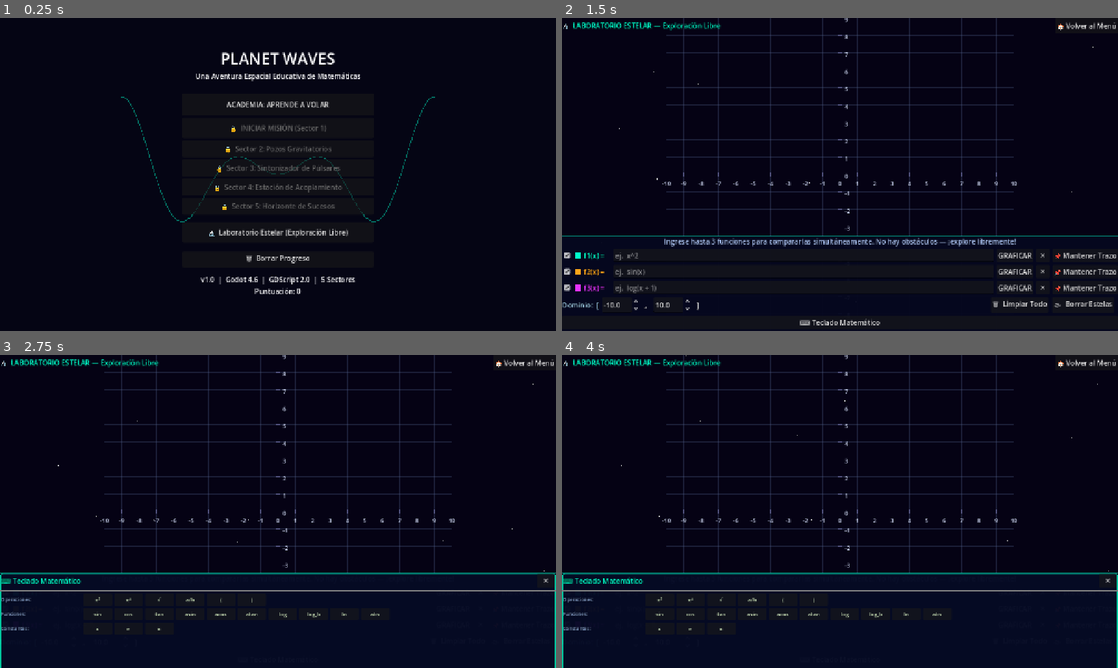
Above: before the commit, frames 1-4 (two rows, left to right).
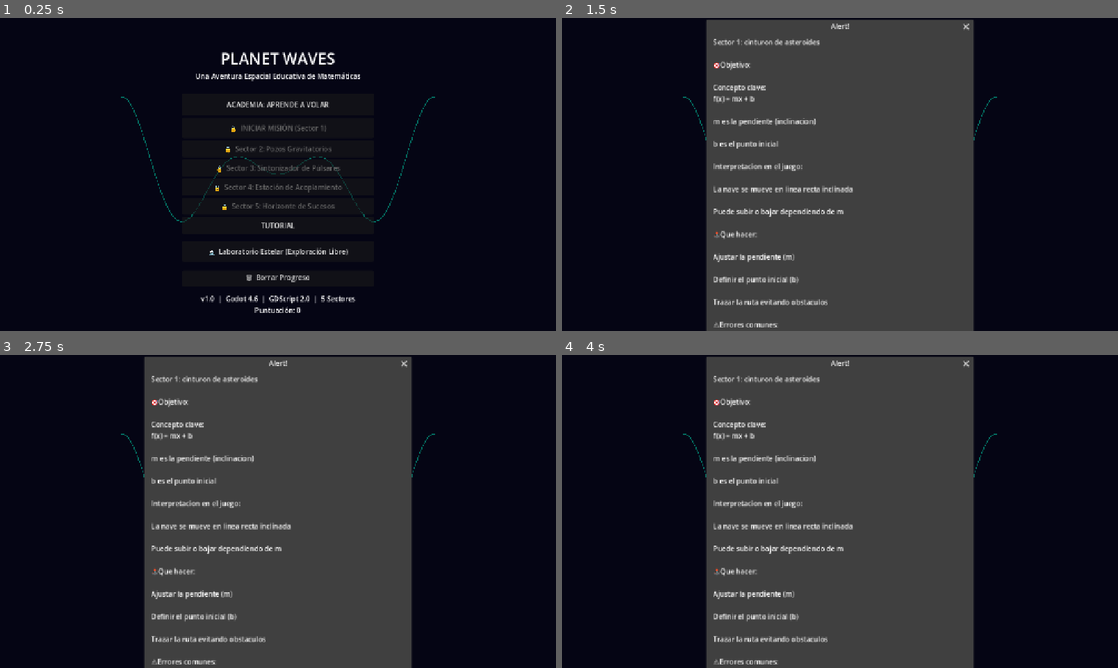
Above: after the commit, the same moments.

Repository: Scordobam-bit/ProyectoEscuela
Game: Godot game, scene res://scenes/main_menu.tscn
The game is run twice, just before and just after one commit, with the same random seed, the same clock (stepped at 60 frames per second) and the same inputs.
Inputs (mouse positions are in pixels of both pictures, inside the frame that each line leads up to):
- Up to frame 1 (0.25 s): no input
- Up to frame 2 (1.5 s): click (840, 224) at 0.5 s, where only the run after the commit has a clickable "TUTORIAL"; click (1084, 24) at 1.25 s, where only the run before the commit has a clickable "🏠 Volver al Menú"
- Up to frame 3 (2.75 s): click "⌨ Teclado Matemático" (after the commit: "🔒 INICIAR MISIÓN (Sector 1)") at 2 s
- Up to frame 4 (4 s): click (840, 464) at 2.75 s, where only the run after the commit has a clickable "🔒 INICIAR MISIÓN (Sector 1)"; click (840, 442) at 3.5 s, where only the run after the commit has a clickable "ACADEMIA: APRENDE A VOLAR"

The runs differ from the first frame. In frame 1, 1.7% of the frame differs, in the area x 32-68%, y 63-95%; in frame 2, 51%, in the area x 0-100%, y 0-100%; in frame 3, 50%; in frame 4, 50%.

Commit message:
feat(ui): add tutorial button and dialog in main menu
Co-authored-by: Scordobam-bit <257674627+Scordobam-bit@users.noreply.github.com>
Agent-Logs-Url: https://github.com/Scordobam-bit/ProyectoEscuela/sessions/de153ec9-1bb9-4aa5-a4db-18164ba59dc1

Diff:
--- a/scenes/main_menu.tscn
+++ b/scenes/main_menu.tscn
@@ -83,6 +83,11 @@
 custom_minimum_size = Vector2(300, 40)
 text = "Sector 5: Horizonte de Sucesos"
 
+[node name="TutorialButton" type="Button" parent="VBoxContainer"]
+layout_mode = 2
+custom_minimum_size = Vector2(300, 40)
+text = "TUTORIAL"
+
 [node name="Spacer3" type="Control" parent="VBoxContainer"]
 layout_mode = 2
 custom_minimum_size = Vector2(0, 8)
@@ -121,3 +126,6 @@
 dialog_text = "¿Seguro que deseas borrar todo el progreso?\nEsta acción no se puede deshacer."
 ok_button_text = "Sí, Borrar Todo"
 cancel_button_text = "Cancelar"
+
+[node name="TutorialDialog" type="AcceptDialog" parent="."]
+size = Vector2(600, 500)
--- a/scripts/ui/main_menu_controller.gd
+++ b/scripts/ui/main_menu_controller.gd
@@ -14,6 +14,181 @@
 const COLOR_UNLOCKED:  Color = Color(0.85, 0.85, 0.85)
 ## Color del botón para sectores bloqueados (requieren completar el anterior).
 const COLOR_LOCKED:    Color = Color(0.4, 0.4, 0.4)
+const TUTORIAL_TEXT: String = """Sector 1: cinturon de asteroides
+
+🎯Objetivo:
+
+Concepto clave:
+f(x) = mx + b
+
+m es la pendiente (inclinacion)
+
+b es el punto inicial
+
+Interpretacion en el juego:
+
+La nave se mueve en linea recta inclinada
+
+Puede subir o bajar dependiendo de m
+
+🕹️Que hacer:
+
+Ajustar la pendiente (m)
+
+Definir el punto inicial (b)
+
+Trazar la ruta evitando obstaculos
+
+⚠️Errores comunes:
+
+Pendiente incorrecta (chocar
+
+Mal punto inicial
+
+💡Tip/pista:
+Si la nave sube muy rapidoo, reduce m. Si no alcanza el objetivo, ajusta b.
+
+Sector 2: pozos gravitatorios
+
+🎯Objetivo:
+
+📘Concepto cave:
+ax² + bx + c
+
+Interpretacion:
+
+La nave se mueve en parabola
+
+Puede abrir hacia arriba o abajo
+
+🔑Elementos importantes:
+
+Vertice → punto mas alto o bajo
+
+Raices → donde toca el eje x
+
+🕹️Que hacer:
+
+Ajustar la forma de la parabola
+
+Evitar caer en pozos gravitatorios
+
+Usar la curva a tu favor
+
+⚠️Errores comunes:
+
+Parabola muy abierta o cerrada
+
+No controlar el vertice
+
+💡Tip/pista:
+El vertice define el punto clave de tu trayectoria.
+
+Sector 3: sintonizador de pulsares
+
+🎯Objetivo:
+
+📘Concepto clave:
+Transformaciones:
+
+Desplazamientos
+
+Escalamiento
+
+Reflexion
+
+Interpretacion:
+
+Mover la trayectoria
+
+Estirarla o comprimirla
+
+Invertirla
+
+🕹️Que hacer:
+
+Analizar la señal objetivo
+
+Ajusta la funcion base
+
+Hacer coincidir ambas
+
+⚠️Errores comunes:
+
+Confundir desplazamientos
+
+No entender el eje de referencia
+
+💡Tip/pista:
+Mover en x no es igual que mover en y.
+
+Sector 4: estacion de acoplamiento
+
+🎯Objetivo:
+
+📘Concepto clave:
+
+y = e^x → crecimiento acelerado
+
+y = ln(x) → crecimiento controlado
+
+Interpretacion:
+
+Exponencial → la nave acelera rapidamente
+
+Logaritmica → desacelera progresivamente
+
+🕹️Que hacer:
+
+Elegir el tipo de funcion correcto
+
+Ajustar la velocidad de aproximacion
+
+Acoplar sin colisionar
+
+⚠️Errores comunes:
+
+Usar exponencial cuando necesitas suavidad
+
+No controlar el ritmo de cambio
+
+💡Tip/pista:
+Si vas demasiado rapido, necesitas una funcion mas suave.
+
+Sector 5: horizonte de sucesos
+
+🎯Objetivo:
+
+📘Concepto clave:
+
+Funcion inversa f⁻¹(x)
+
+Prueba de la linea horizontal
+
+Funciones trigonometricas
+
+Interpretacion:
+
+Debes "deshacer" una funcion
+
+Encontrar el camino de regreso
+
+🕹️Que hacer:
+
+Verificar si la funcion tiene inversa
+
+Calcularla
+
+Usarla para escapar
+
+⚠️Errores comunes:
+
+No verificar si es invertible
+
+Errores algebraicos
+
+💡Tip/pista:
+Si una funcion repite valores, no tiene inversa."""
 
 # ---------------------------------------------------------------------------
 # Referencias de Nodos
@@ -25,9 +200,11 @@
 @onready var _sector3_button:       Button             = $VBoxContainer/Sector3Button
 @onready var _sector4_button:       Button             = $VBoxContainer/Sector4Button
 @onready var _sector5_button:       Button             = $VBoxContainer/Sector5Button
+@onready var _tutorial_button:      Button             = $VBoxContainer/TutorialButton
 @onready var _lab_button:           Button             = $VBoxContainer/LabButton
 @onready var _clear_button:         Button             = $VBoxContainer/ClearProgressButton
 @onready var _confirm_dialog:       ConfirmationDialog = $ConfirmClearDialog
+@onready var _tutorial_dialog:      AcceptDialog       = $TutorialDialog
 @onready var _score_label:          Label              = $VBoxContainer/ScoreLabel
 var _notification_dialog: AcceptDialog = null
 const SAVE_FILE_PATH: String = "user://save_game.cfg"
@@ -41,6 +218,7 @@
 	GameManager.scene_transition_failed.connect(_on_scene_transition_failed)
 	_connect_buttons()
 	_refresh_sector_states()
+	_tutorial_dialog.dialog_text = TUTORIAL_TEXT
 
 	# Actualizar el menú si el progreso cambia durante la sesión
 	SaveSystem.progress_loaded.connect(_refresh_sector_states)
@@ -64,6 +242,7 @@
 	_sector3_button.pressed.connect( func() -> void: _on_sector_pressed(3))
 	_sector4_button.pressed.connect( func() -> void: _on_sector_pressed(4))
 	_sector5_button.pressed.connect( func() -> void: _on_sector_pressed(5))
+	_tutorial_button.pressed.connect(_on_tutorial_button_pressed)
 	_lab_button.pressed.connect(_on_lab_pressed)
 	_clear_button.pressed.connect(_on_clear_pressed)
 	_confirm_dialog.confirmed.connect(_on_clear_confirmed)
@@ -79,6 +258,10 @@
 ## Abre el Laboratorio Estelar (modo sandbox de exploración libre).
 func _on_lab_pressed() -> void:
 	SceneTransition.fade_to_scene("res://scenes/laboratorio_estelar.tscn")
+
+
+func _on_tutorial_button_pressed() -> void:
+	_tutorial_dialog.popup_centered()
 
 
 ## Muestra el diálogo de confirmación para borrar el progreso.
